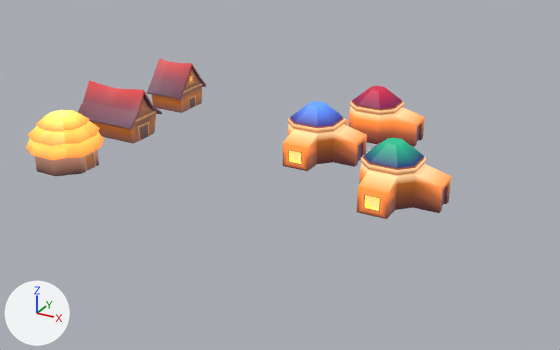
Before and after pictures for a commit that changed the Blender file artwork/house_1.blend.
The view is the same before and after, from a 50 mm lens placed at (33.3, -92.2, 45.5), pointed at (-20.8, 6.2, -3.7). The axes (+X, +Y, +Z) are drawn at lower left. The lights are the same throughout. The picture after the commit comes second.

Names of what the first picture shows: 'House_1', 'House_2', 'House_hut_3', 'Mercona_hut_2', 'Mercona_hut_2.001', 'Mercona_hut_3'.
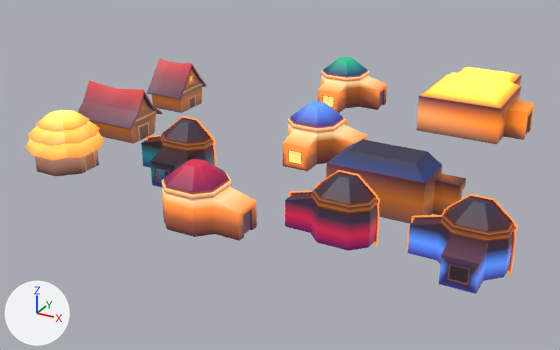
The edits, one by one:
Mesh me_cube_012 is new.
It has 39 vertices, 30 faces and spans x -6.8..10.0, y -6.8..0.0, z 0.0..7.4.
It uses material mat_vertex_color.
Mesh me_cube_011 is new.
It has 64 vertices, 54 faces and spans x -6.8..10.0, y -6.8..13.7, z 0.0..7.4.
It uses material mat_vertex_color.
Mesh me_cube_009 is new.
It has 75 vertices, 61 faces and spans x -6.41..5.02, y -3.93..0.0, z 0.0..8.02.
It uses material mat_vertex_color.
Mesh me_cube_010 is new.
It has 75 vertices, 49 faces and spans x -6.79..5.36, y -1.47..0.0, z -0.37..8.3.
It uses material mat_vertex_color.
Mesh me_cube_007 is new.
It has 125 vertices, 110 faces and spans x -6.41..5.02, y -7.09..0.0, z 0.0..8.02.
It uses material mat_vertex_color.
Mesh me_cube_008 is new.
It has 125 vertices, 109 faces and spans x -6.41..5.02, y -7.09..0.0, z 0.0..8.02.
It uses material mat_vertex_color.
Object 'Mercona_hut_2' (ob_mercona_hut_2) moves from (0.0, 0.0, 0.0) to (-23.0, 35.0, 0.0).
Object 'Mercona_hut_2.001' (ob_mercona_hut_2_001) moves from (-11.0, 21.0, 0.0) to (-19.0, -19.0, 0.0).
Object 'restuarant_interior' (ob_restuarant_interior) is new; it shows me_cube_012.
Its location is (0.0, 0.0, 0.0).
Object 'restuarant' (ob_restuarant) is new; it shows me_cube_011.
Its location is (1.0, 33.0, 0.0).
Object 'Mercona_hut_3_interior.002' (ob_mercona_hut_3_interior_002) is new; it shows me_cube_010.
Its parent is ob_mercona_hut_1_interior.
Its matrix parent inverse is Matrix(((1.0, 0.0, 0.0, 3.0), (0.0, 1.0, 0.0, 18.0), (0.0, 0.0, 1.0, 0.0), (0.0, 0.0, 0.0, 1.0))).
Its location is (-3.0, -18.0, 0.0).
Object 'Mercona_hut_1_interior' (ob_mercona_hut_1_interior) is new; it shows me_cube_009.
Its location is (-2.0, -13.0, 0.0).
Object 'Mercona_hut_3_interior.003' (ob_mercona_hut_3_interior_003) is new; it shows me_cube_010.
Its location is (-30.0, -6.0, 0.0).
Object 'Mercona_hut_3_interior.001' (ob_mercona_hut_3_interior_001) is new; it shows me_cube_010.
Its parent is ob_mercona_hut_3_interior.
Its location is (0.0, 0.0, 0.0).
Object 'Mercona_hut_3_interior' (ob_mercona_hut_3_interior) is new; it shows me_cube_007.
Its location is (14.0, -12.0, 0.0).
Object 'Mercona_hut_2_interior' (ob_mercona_hut_2_interior) is new; it shows me_cube_008.
Its location is (-30.0, -6.0, 0.0).

Where the change shows, as pixel boxes [x1, y1, x2, y2] in the pictures (560 x 350 px):
'Mercona_hut_2.001', moved
    before: [349, 86, 425, 147]
    after: [162, 159, 257, 241]
'Mercona_hut_2', moved
    before: [357, 138, 451, 219]
    after: [318, 57, 387, 113]
'Mercona_hut_3_interior', added
    after: [408, 196, 514, 294]
'restuarant', added
    after: [416, 67, 534, 144]
'restuarant_interior', added
    after: [326, 139, 466, 224]
'Mercona_hut_1_interior', added
    after: [285, 172, 377, 251]
'Mercona_hut_2_interior', added
    after: [141, 118, 214, 188]
'Mercona_hut_3_interior.001', added
    after: [407, 194, 517, 274]
'Mercona_hut_3_interior.002', added
    after: [289, 170, 380, 245]
'Mercona_hut_3_interior.003', added
    after: [146, 116, 216, 166]
